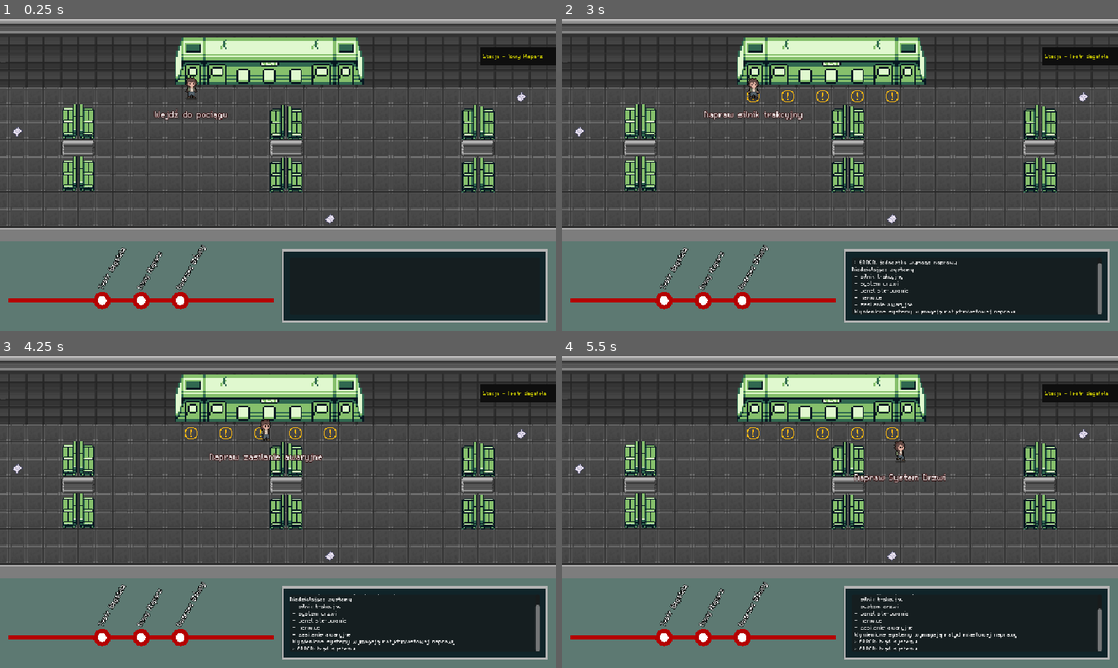
Above: before the commit, frames 1-4 (two rows, left to right).
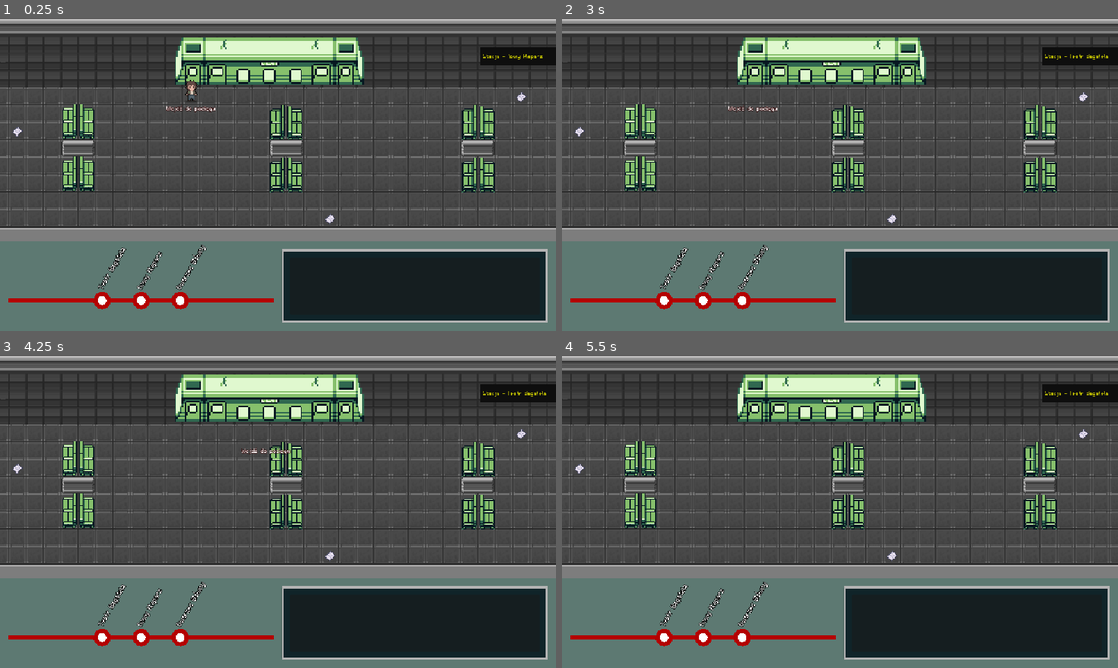
Above: after the commit, the same moments.

Repository: AlbertPec/TGK-2026
Game: Godot game, scene res://van_buren.tscn
The game is run twice, just before and just after one commit, with the same random seed, the same clock (stepped at 60 frames per second) and the same inputs.
Inputs (mouse positions are in pixels of both pictures, inside the frame that each line leads up to):
- Up to frame 1 (0.25 s): no input
- Up to frame 2 (3 s): click (662, 299) at 0.52 s; click (662, 299) at 1.27 s; click (662, 299) at 2.02 s; move the mouse to (962, 158) at 2.77 s; hold E (interact) from 2.78 s (still down)
- Up to frame 3 (4.25 s): click (400, 495) at 3.05 s; move the mouse to (166, 527) at 3.52 s; release E (interact) at 3.53 s; click (166, 527) at 3.6 s; tap E (interact) at 3.8 s
- Up to frame 4 (5.5 s): move the mouse to (895, 442) at 4.27 s; hold E (interact) 4.28-5.03 s; click (895, 442) at 4.55 s; move the mouse to (812, 574) at 5.02 s; click (812, 574) at 5.1 s; tap E (interact) at 5.3 s

The runs differ from the first frame. In frame 1, 0.4% of the frame differs, in the area x 27-41%, y 18-33%; in frame 2, 1.2%; in frame 3, 1.2%, in the area x 33-98%, y 20-95%; in frame 4, 1.0%.

Commit message:
second riddle improvements

Diff:
--- a/controllers/grid_movement_controller.gd
+++ b/controllers/grid_movement_controller.gd
@@ -12,6 +12,8 @@
 var navigation_provider: GridNavigationProvider
 var _dynamic_solid_cells: Array[Vector2i] = []
 var _occupied_entity_cells := {}
+
+const BLOCKING_GROUP := "blocking_objects"
 
 func setup(board_node: GridNavigationProvider):
 	navigation_provider = board_node
@@ -156,22 +158,29 @@
 	if tree == null:
 		return
 
+	for node in tree.get_nodes_in_group(BLOCKING_GROUP):
+		_register_blocking_node(node, start_cell)
+
 	for node in tree.get_nodes_in_group(Entity.ENTITY_GROUP):
-		var entity := node as Node2D
-		if entity == null:
-			continue
-
-		var entity_cell := global_to_tile(entity.global_position)
-		if entity_cell == start_cell:
-			continue
-		if not astar_grid.is_in_boundsv(entity_cell):
-			continue
-		if astar_grid.is_point_solid(entity_cell):
-			continue
-
-		astar_grid.set_point_solid(entity_cell, true)
-		_dynamic_solid_cells.append(entity_cell)
-		_occupied_entity_cells[entity_cell] = true
+		_register_blocking_node(node, start_cell)
+
+func _register_blocking_node(node: Node, start_cell: Vector2i) -> void:
+	var body := node as Node2D
+	if body == null:
+		return
+
+	var cell := global_to_tile(body.global_position)
+
+	if cell == start_cell:
+		return
+	if not astar_grid.is_in_boundsv(cell):
+		return
+	if astar_grid.is_point_solid(cell):
+		return
+
+	astar_grid.set_point_solid(cell, true)
+	_dynamic_solid_cells.append(cell)
+	_occupied_entity_cells[cell] = true
 
 func _clear_dynamic_entity_solids() -> void:
 	if astar_grid == null:
--- a/player/player.tscn
+++ b/player/player.tscn
@@ -519,5 +519,6 @@
 
 [node name="AnimatedSprite2D" type="AnimatedSprite2D" parent="." unique_id=8552092]
 position = Vector2(0, -12)
+scale = Vector2(1.5, 1.5)
 sprite_frames = SubResource("SpriteFrames_yw30f")
 animation = &"gun_side"
--- a/van_buren.tscn
+++ b/van_buren.tscn
@@ -14,6 +14,7 @@
 [node name="Board" parent="World" unique_id=71600981 instance=ExtResource("4_kqt35")]
 
 [node name="Player" parent="World" unique_id=482956824 groups=["players"] instance=ExtResource("2_lamf8")]
+scale = Vector2(1, 1)
 script = ExtResource("3_kqt35")
 max_move_distance = 5
 
--- a/world/game_state.gd
+++ b/world/game_state.gd
@@ -1,4 +1,4 @@
 extends Node
 
-var train_puzzle_fixed = false
-var train_puzzle_interacted = false
+var train_puzzle_fixed = true
+var train_puzzle_interacted = true
--- a/world_elements/puzzle_objects/switch_electrics/doors.gd
+++ b/world_elements/puzzle_objects/switch_electrics/doors.gd
@@ -1,5 +1,7 @@
 class_name Door
 extends Node2D
+
+const BLOCKING_GROUP := "blocking_objects"
 
 @export var cell: Vector2i
 
@@ -11,14 +13,17 @@
 @onready var sprite = $Sprite2D
 
 func _ready() -> void:
+	add_to_group(BLOCKING_GROUP)
 	close()
 
 func open():
+	remove_from_group(BLOCKING_GROUP)
 	is_open = true
 	sprite.region_rect = open_region
 
 
 func close():
+	add_to_group(BLOCKING_GROUP)
 	is_open = false
 	sprite.region_rect = closed_region
 
--- a/world_elements/puzzle_objects/switch_electrics/switch.gd
+++ b/world_elements/puzzle_objects/switch_electrics/switch.gd
@@ -3,6 +3,8 @@
 @export var switch_id: int
 
 @onready var interactable = $Interactable
+
+const BLOCKING_GROUP := "blocking_objects"
 
 signal toggeled_switch(switch_id)
 
@@ -10,4 +12,5 @@
 	emit_signal("toggeled_switch", switch_id)
 
 func _ready() -> void:
+	add_to_group(BLOCKING_GROUP)
 	interactable.connect("interacted",_on_interacted)
--- a/world_elements/puzzle_objects/switch_electrics/switch_puzzle.gd
+++ b/world_elements/puzzle_objects/switch_electrics/switch_puzzle.gd
@@ -17,18 +17,18 @@
 var switches = []
 var lights = []
 
-var switch_light_map = {
-	1: [0, 1],        # switch1 przełącza światła 1 i 2
-	2: [1, 2, 4],     # switch2 przełącza światła 2, 3 i 5
-	3: [3, 4, 5],      # switch3 przełącza światła 4, 5 i 6
-	4: [0, 4, 5, 2]      # switch3 przełącza światła 4, 5 i 6
+var switch_light_map = { # correct order -> 3 > 1 > 4 > 3 > 2
+	1: [1, 3, 6],        # lewa sekcja
+	2: [2, 4],        # środek-lewo
+	3: [3, 5],        # środek-prawo
+	4: [4, 5, 6]      # prawa sekcja
 }
 
 func switch_toggeled(switch_id):
 	var affected_lights = switch_light_map[switch_id]
 
 	for light_id in affected_lights:
-		var light = lights[light_id]
+		var light = lights[light_id-1]
 
 		light.toggle()
 
@@ -68,8 +68,8 @@
 
 	# stan początkowy świateł
 	light_panel1.off()
-	light_panel2.on()
+	light_panel2.off()
 	light_panel3.off()
 	light_panel4.on()
 	light_panel5.off()
-	light_panel6.off()
+	light_panel6.on()
